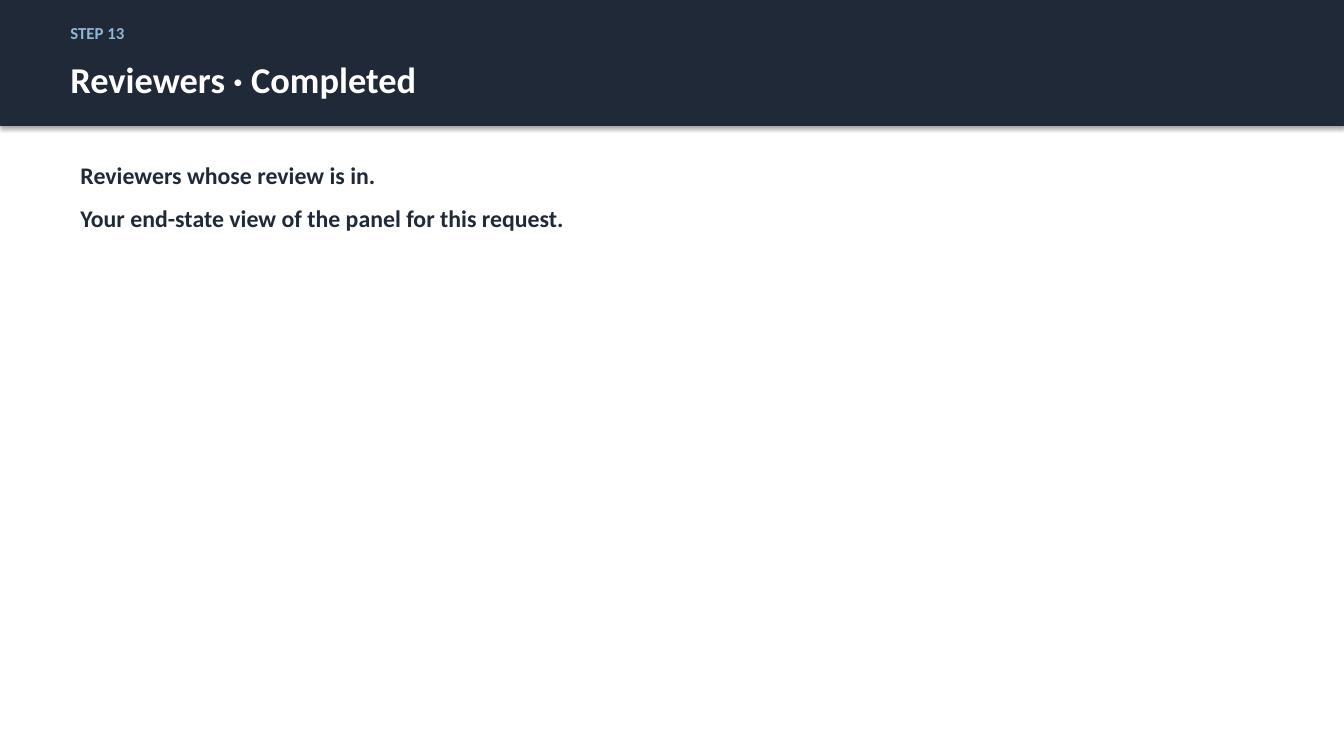
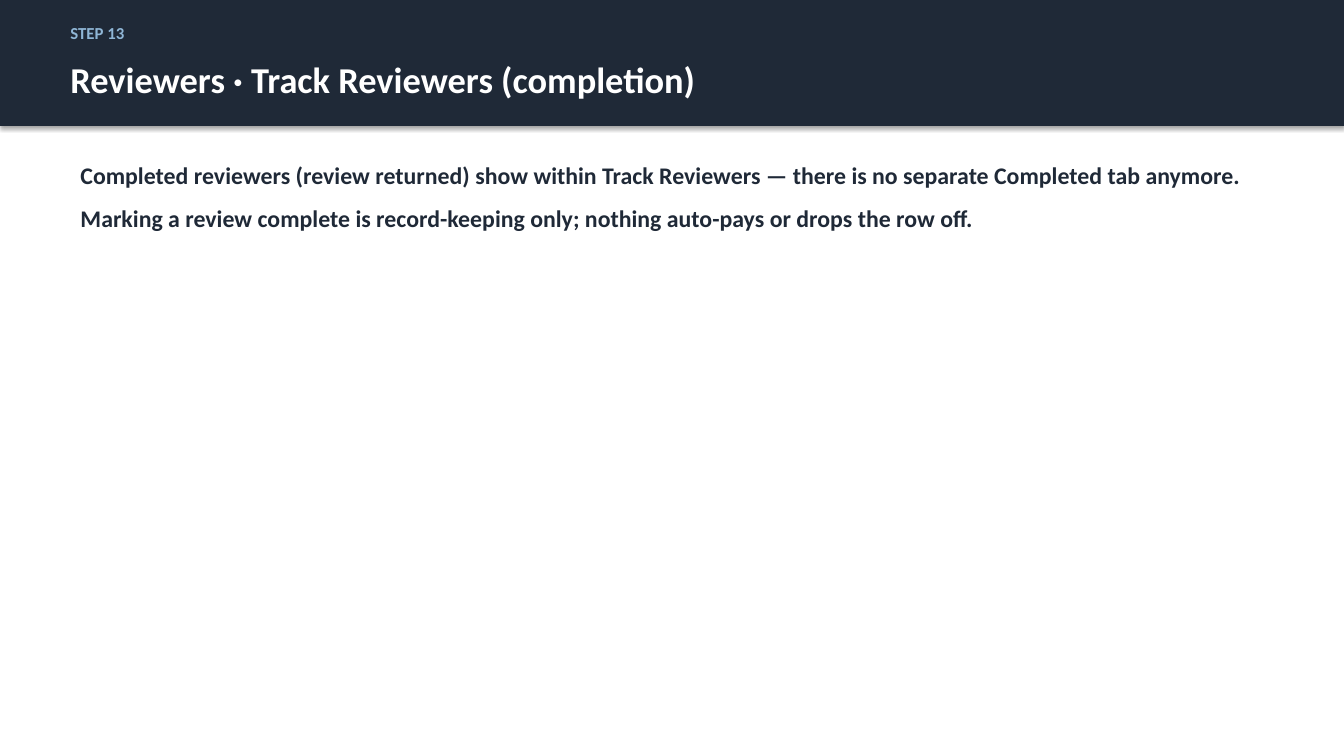
Before and after one commit to justingallivan/wmkf-research-apps, a slide deck: slide 28 of docs/onboarding/Workbench_Onboarding_PD.pptx. Drawn at 1344x756 pixels with LibreOffice and Linux fonts; fonts in the diff are those of the drawing. Boxes give left, top, right and bottom in pixels: in the first picture for what was removed or moved away, otherwise in the second. Text is boxed around its words. In the diff, an @@ line names an element or a change of style, - is before the commit and + after.

```diff
--- a/docs/onboarding/Workbench_Onboarding_PD.pptx
+++ b/docs/onboarding/Workbench_Onboarding_PD.pptx
@@ text at bbox=[70, 66, 695, 99]: text changed @@
-Reviewers · Completed
+Reviewers · Track Reviewers (completion)
@@ text at bbox=[80, 166, 1240, 231]: text changed @@
-Reviewers whose review is in.
-Your end-state view of the panel for this request.
+Completed reviewers (review returned) show within Track Reviewers — there is no separate Completed tab anymore.
+Marking a review complete is record-keeping only; nothing auto-pays or drops the row off.
```
Also in this commit, not shown: 6 other slides changed, 3 other files.
